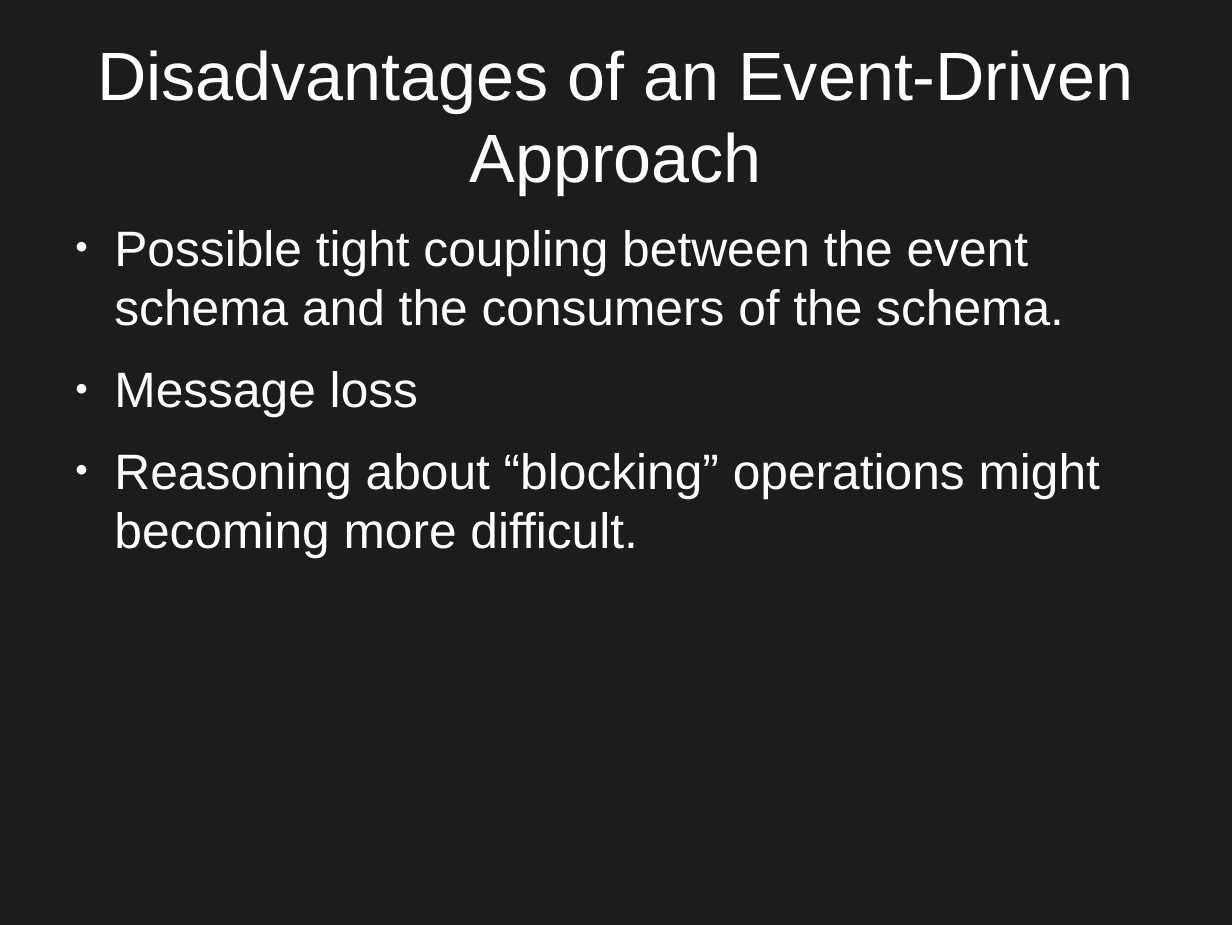
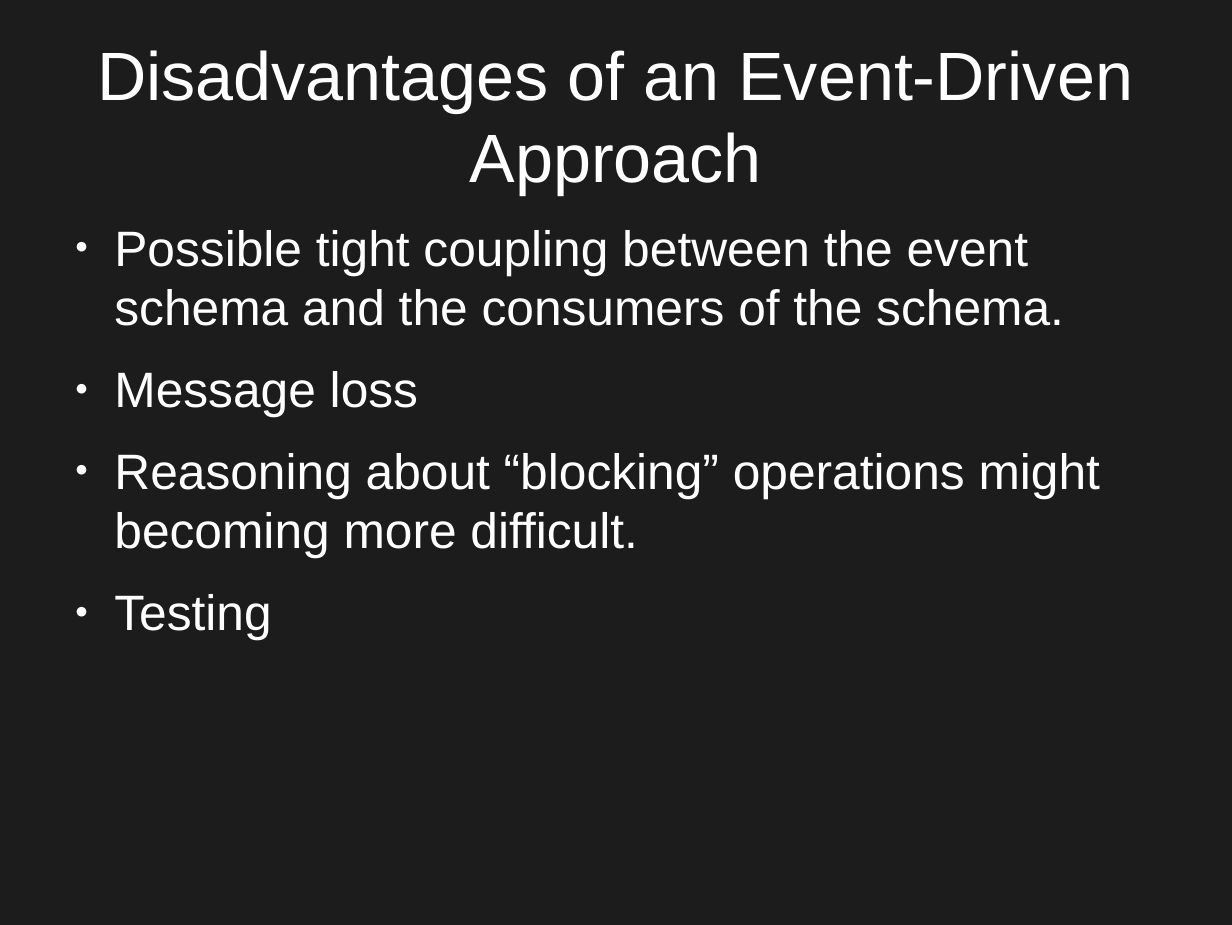
Before and after one commit to cachedout/eventdriventalk, a slide deck: slide 19 of powerpoint/event_driven.odp. Drawn at 1232x925 pixels with LibreOffice and Linux fonts; fonts in the diff are those of the drawing. Boxes give left, top, right and bottom in pixels: in the first picture for what was removed or moved away, otherwise in the second. Text is boxed around its words. In the diff, an @@ line names an element or a change of style, - is before the commit and + after.

```diff
--- a/powerpoint/event_driven.odp
+++ b/powerpoint/event_driven.odp
@@ text at (114,594,271,639): paragraph added @@
+● Testing
```
Also in this commit, not shown: 1 other file.
